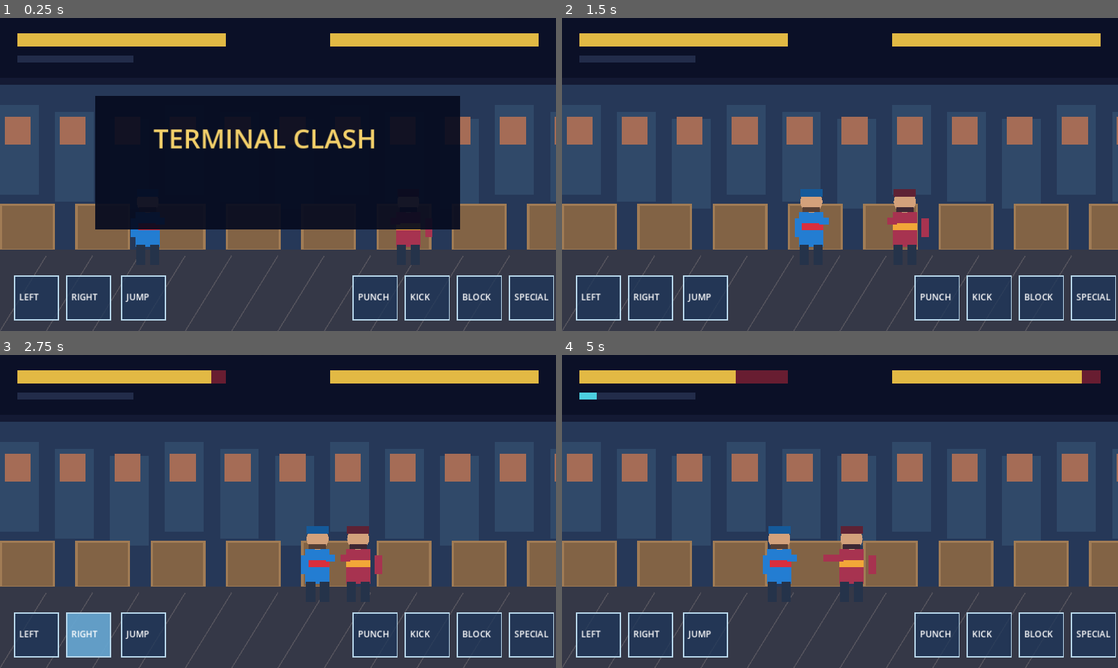
Above: before the commit, frames 1-4 (two rows, left to right).
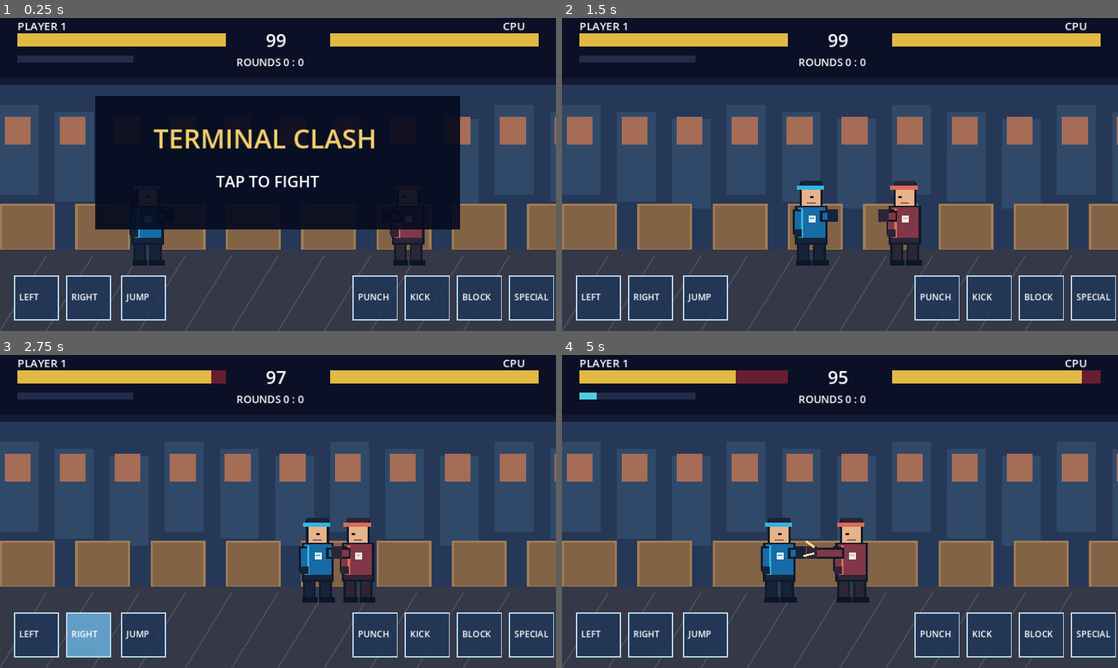
Above: after the commit, the same moments.

Repository: Manngez/Terminal-Clash
Game: Godot game, scene res://main.tscn
Two runs of this game, one before a commit and one after it. Both use one fixed random seed, a clock stepped at 60 frames per second and the inputs below.
Inputs (mouse positions are in pixels of both pictures, inside the frame that each line leads up to):
- Up to frame 1 (0.25 s): no input
- Up to frame 2 (1.5 s): tap Enter at 0.5 s; move the mouse to (962, 158) at 0.52 s; hold D 0.53-1.25 s; tap J at 0.6 s; click (962, 158) at 0.67 s; drag from (728, 190) to (812, 237) at 1.27 s
- Up to frame 3 (2.75 s): move the mouse to (333, 442) at 2.02 s; hold D from 2.03 s (still down); tap L at 2.1 s
- Up to frame 4 (5 s): release D at 2.75 s; drag from (812, 574) to (673, 464) at 2.77 s; tap Space at 3.5 s; move the mouse to (1006, 558) at 3.52 s; hold A 3.53-4.25 s; tap J at 3.6 s; drag from (673, 464) to (756, 433) at 4.27 s

The runs differ from the first frame. In frame 1, 1.8% of the frame differs, in the area x 3-95%, y 1-80%; in frame 2, 3.1%; in frame 3, 3.0%; in frame 4, 3.2%.
Error before the commit: Invalid type in function 'draw_string' in base 'Node2D (game.gd)'. Cannot convert argument 2 from int to Vector2. (res://game.gd:161)

Commit message:
Improve pixel-art fighters and fix runtime HUD text drawing calls

Diff:
--- a/game.gd
+++ b/game.gd
@@ -162,19 +162,46 @@
 
 func fighter(pos,blue,face,attacking,blocking=false):
 	var s = 1 if face else -1
-	var c = Color("#237dd2") if blue else Color("#a73350")
-	var trim = Color("#d92e3d") if blue else Color("#f2a738")
-	draw_rect(Rect2(pos.x-21,pos.y-91,42,60),c)
-	draw_rect(Rect2(pos.x-20,pos.y-35,16,35),Color("#25334a"))
-	draw_rect(Rect2(pos.x+4,pos.y-35,16,35),Color("#25334a"))
-	draw_circle(pos+Vector2(0,-109),19,Color("#d3a17b"))
-	draw_rect(Rect2(pos.x-19,pos.y-131,38,13),Color("#155a9a") if blue else Color("#5e2235"))
-	draw_rect(Rect2(pos.x-15,pos.y-100,30,9),Color("#563f35") if blue else Color("#3d2834"))
-	draw_rect(Rect2(pos.x-21,pos.y-72,42,12),trim)
-	draw_rect(Rect2(pos.x+(14*s),pos.y-82,35*s if attacking else 16*s,13),c)
-	draw_rect(Rect2(pos.x-29*s,pos.y-80,13,32),c)
+	var uniform = Color("#176ba6") if blue else Color("#813747")
+	var highlight = Color("#35b4dd") if blue else Color("#d96c5a")
+	var dark = Color("#172339") if blue else Color("#2d2537")
+	var skin = Color("#e7b38b")
+	var outline = Color("#101b2b")
+	# Pixel-art silhouette, boots, knees and trousers.
+	draw_rect(Rect2(pos.x-25,pos.y-43,22,44),outline)
+	draw_rect(Rect2(pos.x+3,pos.y-43,22,44),outline)
+	draw_rect(Rect2(pos.x-21,pos.y-40,15,35),dark)
+	draw_rect(Rect2(pos.x+6,pos.y-40,15,35),dark)
+	draw_rect(Rect2(pos.x-26,pos.y-8,26,9),Color("#0b1626"))
+	draw_rect(Rect2(pos.x+2,pos.y-8,28,9),Color("#0b1626"))
+	draw_rect(Rect2(pos.x-28,pos.y-102,56,67),outline)
+	draw_rect(Rect2(pos.x-24,pos.y-99,48,60),uniform)
+	draw_rect(Rect2(pos.x-21,pos.y-97,7,52),highlight)
+	draw_rect(Rect2(pos.x-24,pos.y-47,48,9),dark)
+	draw_rect(Rect2(pos.x-5,pos.y-85,12,12),Color("#e6f0f0"))
+	draw_rect(Rect2(pos.x-3,pos.y-82,8,3),Color("#3bb6e2") if blue else Color("#f3b66e"))
+	# Head, hair and cap.
+	draw_rect(Rect2(pos.x-20,pos.y-143,40,43),outline)
+	draw_rect(Rect2(pos.x-16,pos.y-139,32,37),skin)
+	draw_rect(Rect2(pos.x-18,pos.y-145,36,14),dark)
+	draw_rect(Rect2(pos.x-25,pos.y-137,47,7),highlight)
+	draw_rect(Rect2(pos.x+(-2 if face else -11),pos.y-119,6,4),outline)
+	draw_rect(Rect2(pos.x-8,pos.y-108,15,3),Color("#935b50"))
+	# Arms and gloves, with readable attack pose.
+	var front_x = pos.x+19*s
+	var reach = 50 if attacking else 18
+	draw_rect(Rect2(pos.x-32,pos.y-96,14,43),outline)
+	draw_rect(Rect2(pos.x-29,pos.y-92,11,34),uniform)
+	draw_rect(Rect2(pos.x-30,pos.y-61,14,13),dark)
+	draw_rect(Rect2(minf(front_x,front_x+reach*s)-4,pos.y-93,absf(reach)+10,19),outline)
+	draw_rect(Rect2(minf(front_x,front_x+reach*s),pos.y-90,absf(reach)+3,12),uniform)
+	draw_rect(Rect2(front_x+reach*s-9,pos.y-96,18,22),dark)
 	if blocking:
-		draw_rect(Rect2(pos.x+24*s,pos.y-110,12,43),Color("#f6cf9b"))
+		draw_rect(Rect2(pos.x+22*s-7,pos.y-122,17,47),outline)
+		draw_rect(Rect2(pos.x+22*s-4,pos.y-118,11,38),highlight)
+	if attacking:
+		draw_line(Vector2(pos.x+64*s,pos.y-94),Vector2(pos.x+79*s,pos.y-105),Color("#ffdf86"),4)
+		draw_line(Vector2(pos.x+64*s,pos.y-84),Vector2(pos.x+84*s,pos.y-79),Color("#fff0b6"),3)
 
 func _draw():
 	draw_rect(Rect2(0,0,960,540),Color("#141a34"))
@@ -193,10 +220,10 @@
 	box(Rect2(30,26,360*maxf(0,hp)/100,23),Color("#e2b944"))
 	box(Rect2(570,26,360,23),Color("#681d31"))
 	box(Rect2(570,26,360*maxf(0,ehp)/100,23),Color("#e2b944"))
-	label("PLAYER 1",30,21,19)
-	label("CPU",868,21,19)
-	label(str(ceili(timer)),459,50,31)
-	label("ROUNDS "+str(rounds[0])+" : "+str(rounds[1]),408,83,18)
+	label("PLAYER 1",Vector2(30,21),19)
+	label("CPU",Vector2(868,21),19)
+	label(str(ceili(timer)),Vector2(459,50),31)
+	label("ROUNDS "+str(rounds[0])+" : "+str(rounds[1]),Vector2(408,83),18)
 	box(Rect2(30,65,200,12),Color("#222c4a"))
 	box(Rect2(30,65,special*2,12),Color("#4ccfe0"))
 	fighter(p,true,e.x>p.x,attack_time>0,down("block"))
@@ -215,10 +242,10 @@
 		draw_rect(Rect2(165,135,630,230),Color(0.02,0.04,0.12,0.92))
 		if state == "title":
 			label("TERMINAL CLASH",Vector2(265,225),46,Color("#f3d06a"))
-			label("TAP TO FIGHT",373,292,27)
+			label("TAP TO FIGHT",Vector2(373,292),27)
 		elif state == "round_end":
 			label("ROUND OVER",Vector2(334,225),38,Color("#f3d06a"))
-			label("TAP FOR NEXT ROUND",318,292,25)
+			label("TAP FOR NEXT ROUND",Vector2(318,292),25)
 		else:
 			label("MATCH OVER",Vector2(328,225),38,Color("#f3d06a"))
-			label("TAP TO PLAY AGAIN",326,292,25)
+			label("TAP TO PLAY AGAIN",Vector2(326,292),25)
